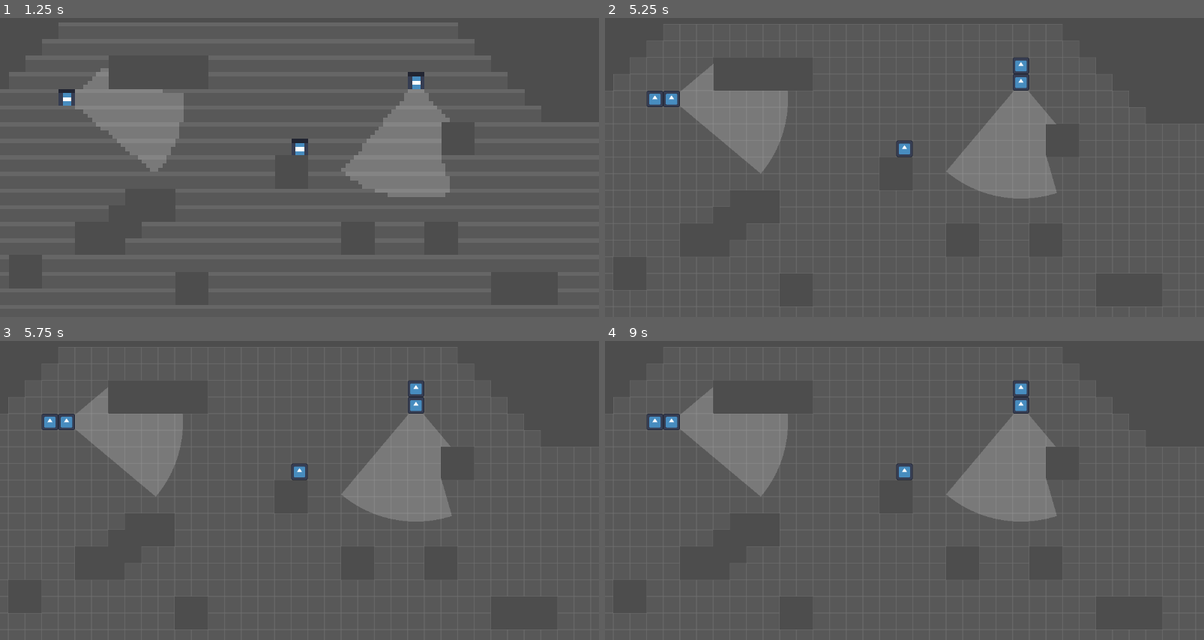
Above: before the commit, frames 1-4 (two rows, left to right).
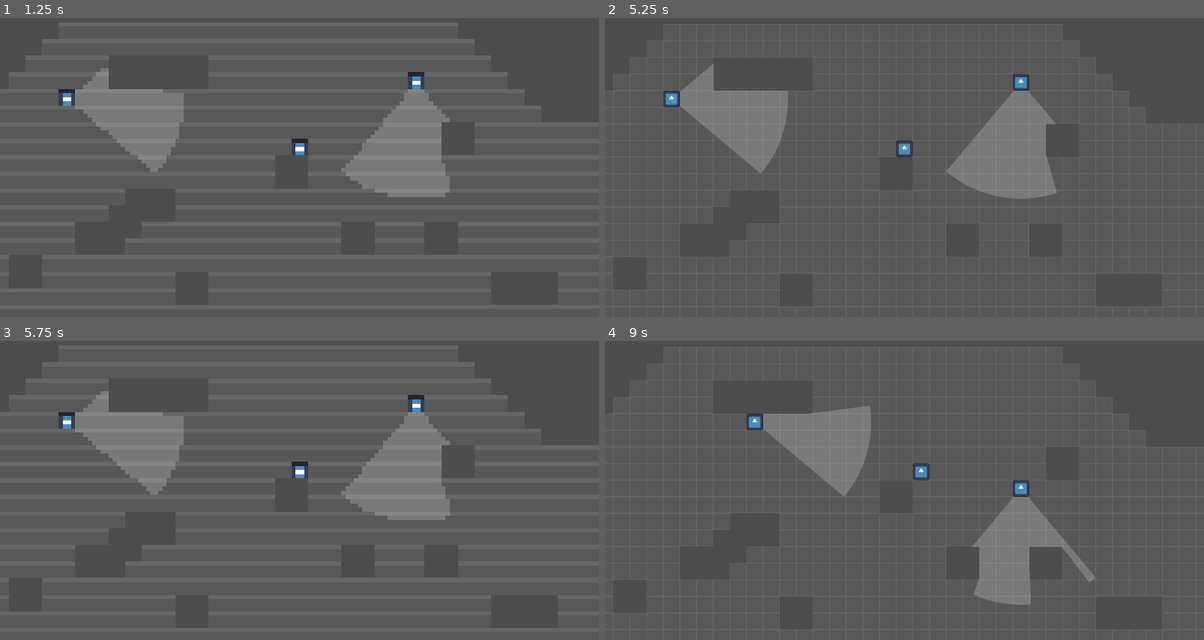
Above: after the commit, the same moments.

Repository: nexcoyocoatl/Projeto_Die_Hard
Game: Godot game, scene res://game.tscn
Same seed, same stepped clock (60 frames per second), same inputs: the game is played once before the commit and once after it. The engine's default icon, where the game draws it, is replaced by a stand-in: a white triangle on a blue panel in a dark square.
Inputs:
- Up to frame 1 (1.25 s): tap Enter at 0.5 s; hold Right (player_move_right) from 0.53 s (still down)
- Up to frame 2 (5.25 s): tap R (reset) at 1.25, 2, 2.75, 3.5, 4.15, 4.25 s; release Right (player_move_right) at 1.28 s; hold Down (player_move_down) 1.28-2.03 s; hold Right (player_move_right) 2.03-2.78 s; hold Up (player_move_up) 2.78-3.53 s; hold Left (player_move_left) 3.53-5.03 s; hold Down (player_move_down) from 5.03 s (still down)
- Up to frame 3 (5.75 s): keep holding Down (player_move_down)
- Up to frame 4 (9 s): release Down (player_move_down) at 5.78 s; hold Right (player_move_right) 5.78-6.53 s; hold Up (player_move_up) 6.53-7.28 s; hold Right (player_move_right) 7.28-8.03 s; hold Down (player_move_down) 8.03-8.78 s; hold Left (player_move_left) from 8.78 s (still down)

Frame 1 is identical in both runs. In frame 2, 0.3% of the frame differs, in the area x 6-71%, y 13-30%; in frame 3, 1.8%; in frame 4, 13%, in the area x 6-82%, y 13-89%.
Error before the commit: Invalid access to property or key 'curve' on a base object of type 'previously freed'. (res://Characters/npc.gd:163)

Commit message:
free imediato do current_scene para evitar acessar null pointer

Diff:
--- a/main.gd
+++ b/main.gd
@@ -106,7 +106,7 @@
 	get_tree().call_group("Npc", "receive_points")
 
 func goto_scene(path: String):
-	current_scene.queue_free()
+	current_scene.free()
 	var new_scene : PackedScene = ResourceLoader.load(path)
 	current_scene = new_scene.instantiate()
 	#scene_limit = null # indica a troca de cena
